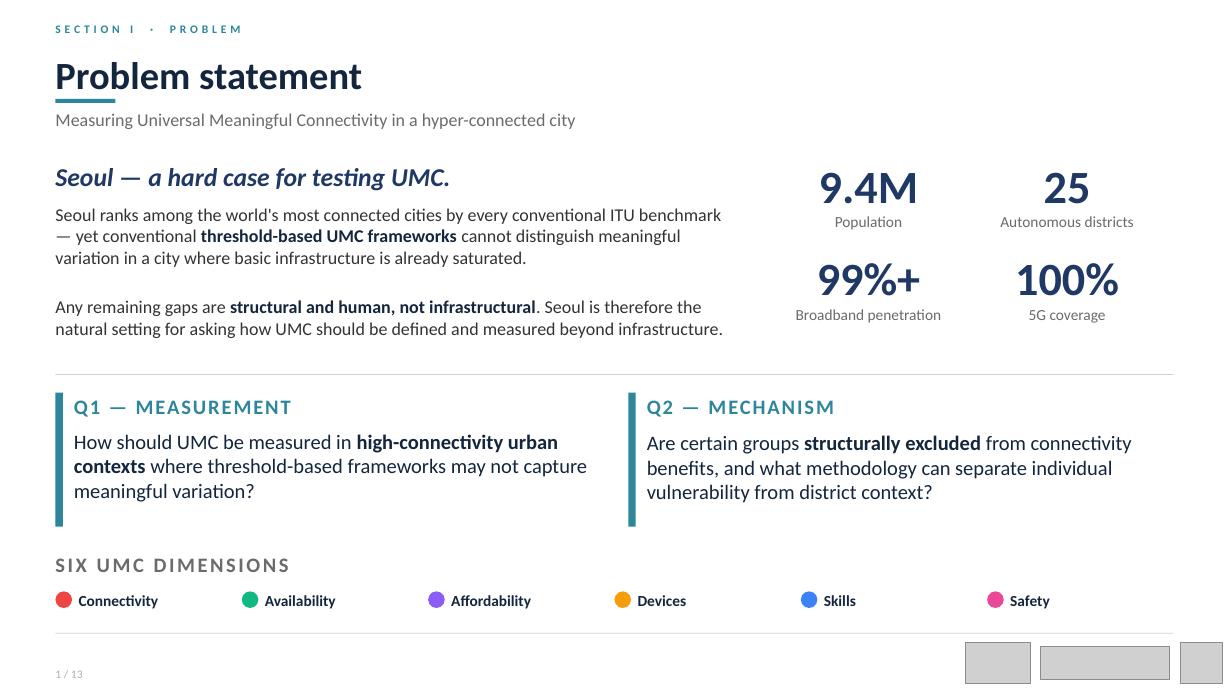
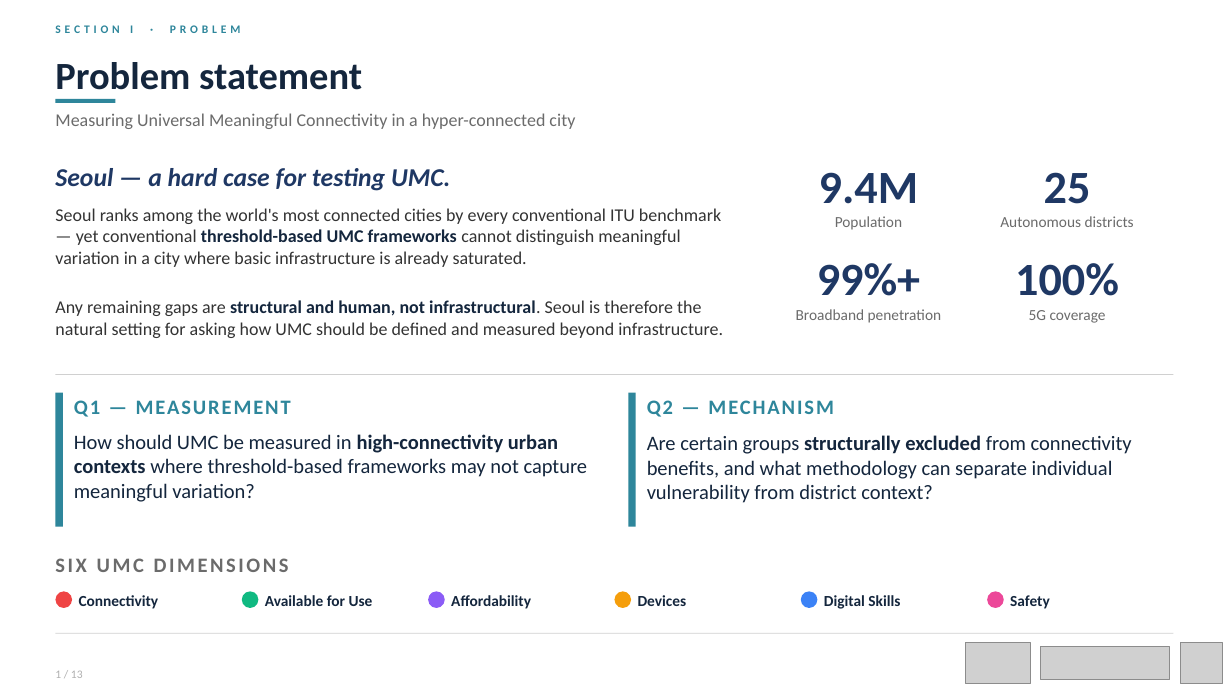
Before and after one commit to ITU-project-team/umc, a slide deck: slide 1 of ppt/HighFive_Step3_Submission.pptx. Drawn at 1232x693 pixels with LibreOffice and Linux fonts; fonts in the diff are those of the drawing; grey boxes stand for pictures. Boxes give left, top, right and bottom in pixels: in the first picture for what was removed or moved away, otherwise in the second. Text is boxed around its words. In the diff, an @@ line names an element or a change of style, - is before the commit and + after.

```diff
--- a/ppt/HighFive_Step3_Submission.pptx
+++ b/ppt/HighFive_Step3_Submission.pptx
@@ text at <box>265,595,373,606</box>: text changed @@
-Availability
+Available for Use
@@ text at <box>824,595,900,609</box>: text changed @@
-Skills
+Digital Skills
```
Also in this commit, not shown: 4 other slides changed, 1 slide added, 10 other files.
